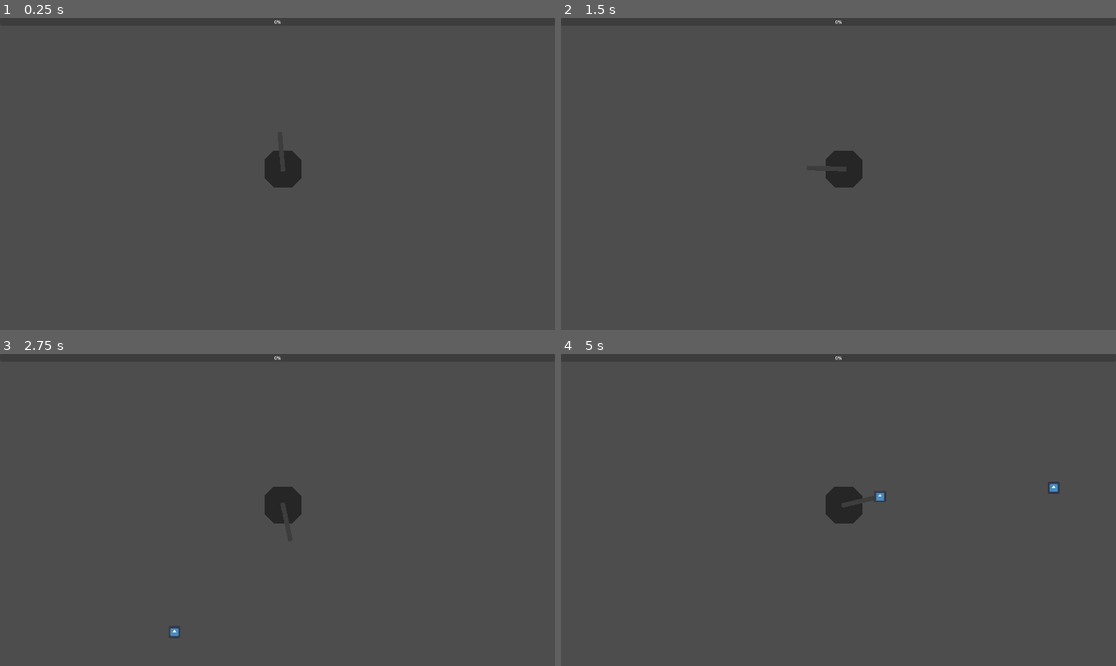
Above: before the commit, frames 1-4 (two rows, left to right).
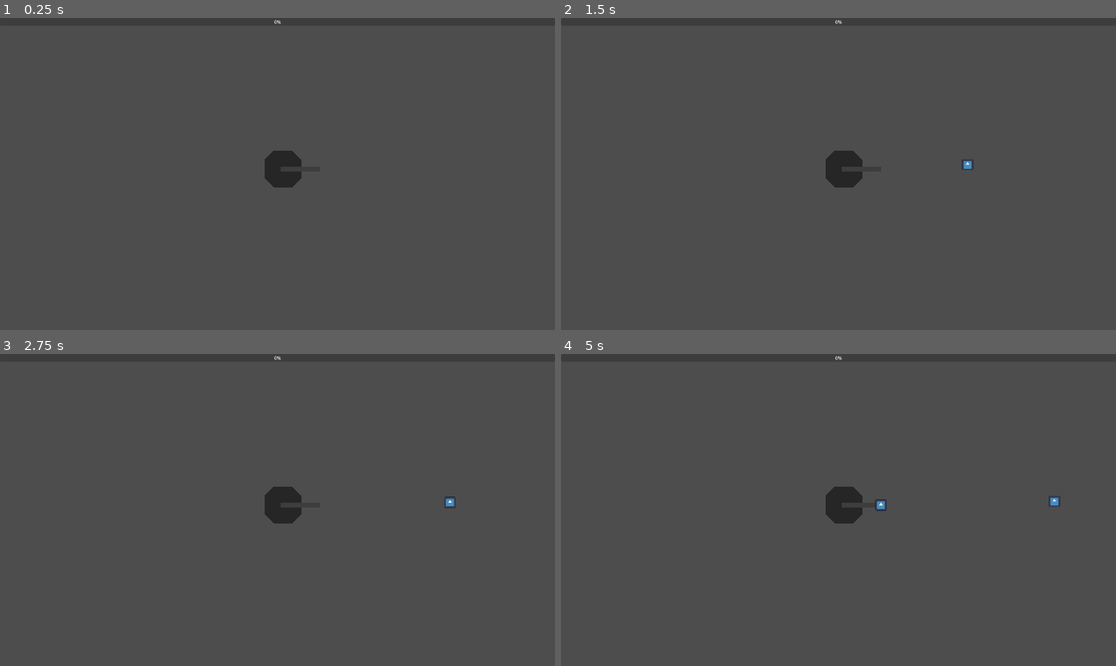
Above: after the commit, the same moments.

Repository: lighthouse-studios-my/eb-87
Game: Godot game, scene res://scenes/main/main.tscn
The game is run twice, just before and just after one commit, with the same random seed, the same clock (stepped at 60 frames per second) and the same inputs. The engine's default icon, where the game draws it, is replaced by a stand-in: a white triangle on a blue panel in a dark square.
Inputs:
- Up to frame 1 (0.25 s): no input
- Up to frame 2 (1.5 s): tap Enter at 0.5 s; hold D (move_right) 0.53-1.28 s; hold Space (dodge) 0.53-1.28 s; hold S (move_down) from 1.28 s (still down); tap 1 at 1.35 s
- Up to frame 3 (2.75 s): release S (move_down) at 2.03 s; hold D (move_right) from 2.03 s (still down); tap 2 at 2.1 s
- Up to frame 4 (5 s): release D (move_right) at 2.78 s; hold W (move_up) 2.78-3.53 s; tap 3 at 2.85 s; hold Space (dodge) 3.53-4.28 s; hold A (move_left) from 3.53 s (still down); tap 1 at 4.35 s

The runs differ from the first frame. In frame 2, less than 0.1% of the frame differs, in the area x 72-75%, y 45-49%; in frame 3, 0.1%; in frame 4, 0.2%, in the area x 56-90%, y 40-51%.

Commit message:
added enemy and player art

Diff:
--- a/src/entities/enemies/enemy.gd
+++ b/src/entities/enemies/enemy.gd
@@ -19,6 +19,8 @@
 
 func _follow_target(delta) -> void:
 	if not target: return
+
+	$AnimatedSprite2D.flip_h = position.x < target.position.x
 
 	velocity = position.direction_to(target.position) * speed
 	move_and_collide(velocity * delta)
--- a/src/entities/enemies/enemy.tscn
+++ b/src/entities/enemies/enemy.tscn
@@ -1,6 +1,22 @@
-[gd_scene load_steps=4 format=3 uid="uid://dxuqlkww3rxwv"]
+[gd_scene load_steps=7 format=3 uid="uid://dxuqlkww3rxwv"]
 
 [ext_resource type="Script" path="res://entities/enemies/enemy.gd" id="1_it6d5"]
+[ext_resource type="Texture2D" uid="uid://buf7kxb260gje" path="res://assets/art/Enemy draft.png" id="2_v0der"]
+
+[sub_resource type="AtlasTexture" id="AtlasTexture_i8or6"]
+atlas = ExtResource("2_v0der")
+region = Rect2(700, 0, 700, 700)
+
+[sub_resource type="SpriteFrames" id="SpriteFrames_kx1rq"]
+animations = [{
+"frames": [{
+"duration": 1.0,
+"texture": SubResource("AtlasTexture_i8or6")
+}],
+"loop": false,
+"name": &"default",
+"speed": 5.0
+}]
 
 [sub_resource type="CircleShape2D" id="CircleShape2D_6y18j"]
 radius = 15.0333
@@ -13,6 +29,10 @@
 collision_mask = 6
 script = ExtResource("1_it6d5")
 
+[node name="AnimatedSprite2D" type="AnimatedSprite2D" parent="."]
+scale = Vector2(0.105714, 0.105714)
+sprite_frames = SubResource("SpriteFrames_kx1rq")
+
 [node name="CollisionShape2D" type="CollisionShape2D" parent="."]
 shape = SubResource("CircleShape2D_6y18j")
 
--- a/src/entities/player/player.gd
+++ b/src/entities/player/player.gd
@@ -29,6 +29,9 @@
 
 	if _is_dodging:
 		velocity = _dodge_direction * dodge_speed
+
+	var input_axis = Input.get_axis("move_left", "move_right")
+	$AnimatedSprite2D.flip_h = input_axis <= 0
 
 	move_and_slide()
 
--- a/src/entities/player/player.tscn
+++ b/src/entities/player/player.tscn
@@ -1,6 +1,22 @@
-[gd_scene load_steps=3 format=3 uid="uid://bc5351fqfgj0l"]
+[gd_scene load_steps=6 format=3 uid="uid://bc5351fqfgj0l"]
 
 [ext_resource type="Script" path="res://entities/player/player.gd" id="1_vkbwb"]
+[ext_resource type="Texture2D" uid="uid://bjddi2cjn7yg7" path="res://assets/art/mc_temp_350px.png" id="2_xiega"]
+
+[sub_resource type="AtlasTexture" id="AtlasTexture_p53bc"]
+atlas = ExtResource("2_xiega")
+region = Rect2(0, 0, 350, 350)
+
+[sub_resource type="SpriteFrames" id="SpriteFrames_u7rnr"]
+animations = [{
+"frames": [{
+"duration": 1.0,
+"texture": SubResource("AtlasTexture_p53bc")
+}],
+"loop": true,
+"name": &"default",
+"speed": 5.0
+}]
 
 [sub_resource type="CapsuleShape2D" id="CapsuleShape2D_258kq"]
 radius = 20.0
@@ -10,6 +26,11 @@
 collision_layer = 17
 collision_mask = 12
 script = ExtResource("1_vkbwb")
+
+[node name="AnimatedSprite2D" type="AnimatedSprite2D" parent="."]
+position = Vector2(-1, 0)
+scale = Vector2(0.23625, 0.23625)
+sprite_frames = SubResource("SpriteFrames_u7rnr")
 
 [node name="CollisionShape2D" type="CollisionShape2D" parent="."]
 shape = SubResource("CapsuleShape2D_258kq")
